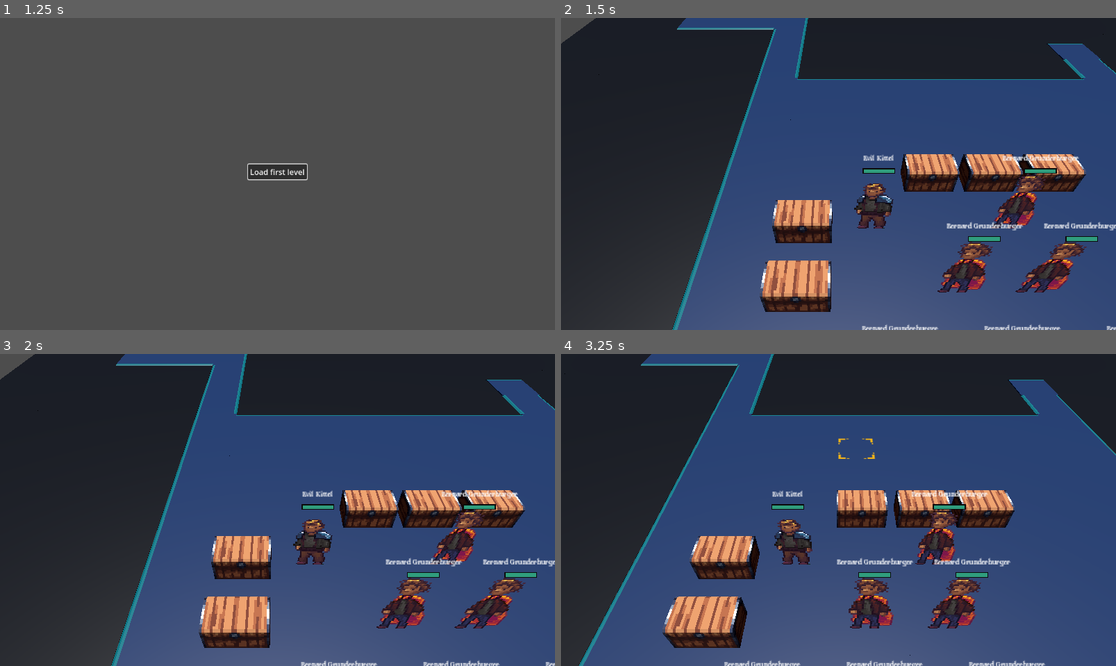
Above: before the commit, frames 1-4 (two rows, left to right).
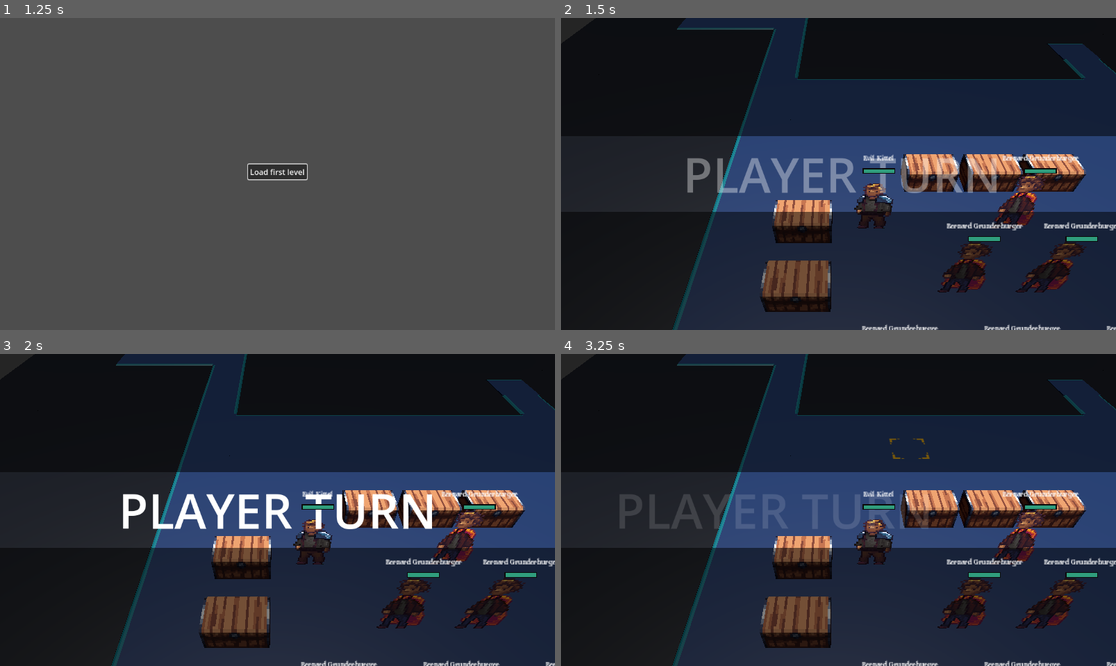
Above: after the commit, the same moments.

Repository: alanhaugen/bachelor-inn
Game: Godot game, scene res://scenes/UI/mainmenu.tscn
Same seed, same stepped clock (60 frames per second), same inputs: the game is played once before the commit and once after it.
Inputs (mouse positions are in pixels of both pictures, inside the frame that each line leads up to):
- Up to frame 1 (1.25 s): move the mouse to (399, 158) at 0.52 s; hold Right (pan_right) from 0.53 s (still down); click (399, 158) at 0.67 s
- Up to frame 2 (1.5 s): release Right (pan_right) at 1.25 s; click "Load first level" at 1.25 s
- Up to frame 3 (2 s): no input
- Up to frame 4 (3.25 s): drag from (727, 525) to (810, 572) at 2.02 s; tap Enter at 2.75 s; move the mouse to (894, 441) at 2.77 s; hold Right (pan_right) from 2.78 s (still down); hold Space (selected) from 2.78 s (still down); click (894, 441) at 2.92 s

Frame 1 is identical in both runs. In frame 2, 51% of the frame differs, in the area x 0-100%, y 0-100%; in frame 3, 51%; in frame 4, 61%.

Commit message:
State transition gui returned, some progress on animation

Diff:
--- a/scenes/levels/firstLevel.tscn
+++ b/scenes/levels/firstLevel.tscn
@@ -7,13 +7,14 @@
 [ext_resource type="MeshLibrary" uid="uid://dan04754q5nkc" path="res://scenes/libraries/MovementMapLibrary.tres" id="5_8tmoo"]
 [ext_resource type="Texture2D" uid="uid://s635gsj08vhr" path="res://art/textures/Cursors.png" id="5_hvfss"]
 [ext_resource type="PackedScene" uid="uid://cswysjv240iry" path="res://scenes/ui/movePopup.tscn" id="7_8tmoo"]
+[ext_resource type="PackedScene" uid="uid://bmb7trymiv3jj" path="res://scenes/ui/turnTransition.tscn" id="8_57geo"]
 
 [sub_resource type="Environment" id="Environment_hm5u0"]
 
 [node name="Map3d" type="Node3D"]
 script = ExtResource("1_f5yf2")
-cameraSpeed = null
-mouseDragSensitivity = null
+camera_speed = null
+mouse_drag_sensitivity = null
 dialogue = null
 
 [node name="GridMap" type="GridMap" parent="."]
@@ -35,10 +36,17 @@
 transform = Transform3D(1, 0, 0, 0, 1, 0, 0, 0, 1, 0, -0.5, 0)
 mesh_library = ExtResource("4_8tmoo")
 data = {
-"cells": PackedInt32Array(65532, 65533, 7, 65532, 65534, 1048578, 65532, 65535, 1048578, 65532 …(228 unchanged characters)…
+"cells": PackedInt32Array(65532, 65534, 1048578, 65532, 65535, 1048578, 65532 …(228 unchanged characters)…
 }
 
 [node name="MovementDots" type="GridMap" parent="."]
+transform = Transform3D(1, 0, 0, 0, 1, 0, 0, 0, 1, 0, -0.9, 0)
+mesh_library = ExtResource("5_8tmoo")
+data = {
+"cells": PackedInt32Array(65532, 65533, 7, 65532, 65534, 1048578, 65532, 65535, 1048578, 65532, 0, 1048578, 65534, 65533, 2, 65535, 65533, 2, 0, 65533, 2, 3, 1, 655367, 3, 0, 1048576, 65533, 65534, 1, 2, 65535, 1048576, 65533, 0, 0, 65534, 0, 0, 65534, 65535, 0, 65535, 65535, 1048576, 65535, 65534, 0, 65535, 0, 1048576, 1, 65534, 1179649, 1, 65533, 1179649, 1, 65535, 1179649, 1, 0, 1179649)
+}
+
+[node name="PathArrow" type="GridMap" parent="."]
 transform = Transform3D(1, 0, 0, 0, 1, 0, 0, 0, 1, 0, -0.9, 0)
 mesh_library = ExtResource("5_8tmoo")
 data = {
@@ -61,3 +69,5 @@
 region_rect = Rect2(0, 0, 32, 32)
 
 [node name="MovePopup" parent="." instance=ExtResource("7_8tmoo")]
+
+[node name="TurnTransition" parent="." instance=ExtResource("8_57geo")]
--- a/scripts/combat/map.gd
+++ b/scripts/combat/map.gd
@@ -1,48 +1,52 @@
 class_name Map extends Node3D
-
+## Map logic for combat levels.
+##
+## All state and animation logic is found here,
+## as well as input handling and audio playback.
 # TODO: Stackable tiles for enemies
 # TODO: Make your own units passable
 # TODO: camp?
 
-@export var cameraSpeed :float = 5.0;
-@export var mouseDragSensitivity :float = 50.0;
-@export var dialogue : Array[String];
-
-@onready var camera: 					Camera3D 			= $Camera3D;
-@onready var cursor: 					Sprite3D 			= $Cursor;
-@onready var map:						GridMap 				= $Map;
-@onready var unitsMap:					GridMap 				= $Units;
-@onready var movementMap:				GridMap 				= $MovementDots;
-#@onready var collidable_terrain_layer:	GridMap 				= $CollidableTerrainLayer
-@onready var move_popup:					Control 				= $MovePopup
-#@onready var path_arrow:					TileMapLayer 		= $PathArrow
-#@onready var animated_unit:				AnimatedSprite2D 	= $AnimatedUnit
-@onready var turn_transition	:			CanvasLayer			= $TurnTransition/CanvasLayer
-@onready var animation_player:			AnimationPlayer 		= $TurnTransition/AnimationPlayer
+@export var camera_speed: float = 5.0;
+@export var mouse_drag_sensitivity: float = 50.0;
+@export var dialogue: Array[String];
+
+@onready var camera: Camera3D = $Camera3D;
+@onready var cursor: Sprite3D = $Cursor;
+@onready var map: GridMap = $Map;
+@onready var unitsMap: GridMap = $Units;
+@onready var movementMap: GridMap = $MovementDots;
+#@onready var collidable_terrain_layer: GridMap = $CollidableTerrainLayer
+@onready var move_popup: Control = $MovePopup
+@onready var path_arrow: GridMap = $PathArrow
+@onready var turn_transition: CanvasLayer = $TurnTransition/CanvasLayer
+@onready var turn_transition_animation_player: AnimationPlayer = $TurnTransition/AnimationPlayer
 
 @onready var player_label: Label = $TurnTransition/CanvasLayer/VBoxContainer/ColorRect3/playerLabel
 @onready var enemy_label: Label = $TurnTransition/CanvasLayer/VBoxContainer/ColorRect3/enemyLabel
+
+var animated_unit: AnimatableBody3D;
 
 const UNIT = preload("uid://btmpi20wskms7")
 const ENEMY = preload("uid://beocud5p1563r")
 const CHEST = preload("uid://ctcbsf1b8tg5x")
 
-var animationPath :Array[Vector2];
+var animationPath :Array[Vector3i];
 var isAnimationJustFinished :bool = false;
 
-var dragging :bool = false;
+var is_dragging :bool = false;
 
 enum States { PLAYING, ANIMATING };
 var state :int = States.PLAYING;
 
-var isUnitSelected :bool = false;
-var inMenu         :bool = false;
-var activeMove     :Move;
-var movesStack     :Array;
+var isUnitSelected: bool = false;
+var inMenu: bool = false;
+var activeMove: Move;
+var movesStack: Array;
 
 const Move = preload("res://scripts/combat/move.gd");
 
-var playerTurn     :bool = true;
+var is_player_turn: bool = true;
 var unitPos        :Vector3;
 var playerCode     :int = 0;
 var playerCodeDone :int = 3;
@@ -55,6 +59,7 @@
 		return true;
 	return false;
 
+
 func Dijkstra(startPos :Vector3i, movementLength :int) -> Array[Move]:
 	var frontier :int = 0;
 	var frontierPositions :Array;
@@ -67,7 +72,7 @@
 	var type :int = unitsMap.get_cell_item(pos);
 
 	var tempEnemyCode :int = enemyCode;
-	if (playerTurn == false):
+	if (is_player_turn == false):
 		enemyCode = playerCode;
 
 	while (frontier < movementLength && frontierPositions.is_empty() == false):
@@ -117,6 +122,7 @@
 
 	return moves;
 
+
 func ShowMovePopup(windowPos :Vector2) -> void:
 	move_popup.show();
 	inMenu = true;
@@ -128,6 +134,7 @@
 	if (activeMove.isAttack == false && activeMove.isWait == false):
 		move_popup.move_button.show();
 
+
 func raycast_to_gridmap(origin: Vector3, direction: Vector3) -> Vector3:
 	var space_state: PhysicsDirectSpaceState3D = get_world_3d().direct_space_state;
 	var query: PhysicsRayQueryParameters3D = PhysicsRayQueryParameters3D.create(
@@ -154,11 +161,17 @@
 
 	return Vector3i();
 
+
 func GetTileName(pos: Vector3) -> String:
 	return map.mesh_library.get_item_name(map.get_cell_item(pos));
 
+
 func GetUnitName(pos: Vector3) -> String:
+	print(str(pos) + " " + str(unitsMap.get_cell_item(pos)));
+	if unitsMap.get_cell_item(pos) == GridMap.INVALID_CELL_ITEM or unitsMap.get_cell_item(pos) == 7:
+		return "null";
 	return unitsMap.mesh_library.get_item_name(unitsMap.get_cell_item(pos));
+
 
 func _input(event: InputEvent) -> void:
 	if (state != States.PLAYING):
@@ -166,16 +179,16 @@
 	if (inMenu):
 		return;
 
-	if (event is InputEventMouseMotion and dragging):
-		camera.global_translate(Vector3(event.relative.x,0,event.relative.y) / mouseDragSensitivity);
+	if (event is InputEventMouseMotion and is_dragging):
+		camera.global_translate(Vector3(event.relative.x,0,event.relative.y) / mouse_drag_sensitivity);
 
 	if event is InputEventMouseButton:
 		# Ignore mouse up events
 		if event.pressed and event.button_index == MOUSE_BUTTON_RIGHT:
 			Input.mouse_mode = Input.MouseMode.MOUSE_MODE_CAPTURED;
-			dragging = true;
+			is_dragging = true;
 		if (event.pressed == false):
-			dragging = false;
+			is_dragging = false;
 			Input.mouse_mode = Input.MouseMode.MOUSE_MODE_VISIBLE;
 			return;
 
@@ -230,6 +243,7 @@
 	cursor.hide();
 	movementMap.clear();
 	unitsMap.hide();
+	path_arrow.clear();
 
 	var units :Array[Vector3i] = unitsMap.get_used_cells();
 
@@ -253,14 +267,14 @@
 			add_child(newUnit);
 
 	move_popup.hide();
-	#turn_transition
-	##animation_player.play();
+	turn_transition_animation_player.play();
 	#turn_transition.get_canvas().hide();
 	#tiles = map.get_used_cells();
 #	units.append(unit);
 
+
 func AStar(start :Vector2i, end :Vector2i, showPath :bool = true) -> void:
-##	path_arrow.clear();
+	path_arrow.clear();
 
 	var astar :AStarGrid2D = AStarGrid2D.new();
 
@@ -274,26 +288,27 @@
 	for i in range(astar.region.position.x, astar.region.end.x):
 		for j in range(astar.region.position.y, astar.region.end.y):
 			var pos :Vector2i = Vector2i(i, j);
-##			if (collidable_terrain_layer.get_cell_source_id(pos) != -1):
-##				astar.set_point_solid(pos);
+			if (map.get_cell_source_id(pos) != -1):
+				astar.set_point_solid(pos);
 			if (unitsMap.get_cell_source_id(pos) != -1 && pos != end):
 				astar.set_point_solid(pos);
 
 	var path :PackedVector2Array = astar.get_point_path(start, end);
 
 	if not path.is_empty():
-##		if (showPath):
-##			path_arrow.set_cells_terrain_connect(path, 0, 0);
+		if (showPath):
+			path_arrow.set_cells_terrain_connect(path, 0, 0);
 
 		animationPath.clear();
 
-		##for i :int in path.size():
-		##	animationPath.append(map.map_to_local(path[i]) * map.transform.get_scale());
-
-##	if (animationPath.is_empty() == false):
-##		animated_unit.position = animationPath.pop_front();
-
-##	path_arrow.set_cell(start);
+		for i :int in path.size():
+			animationPath.append(map.map_to_local(Vector3(path[i].x, 0.0, path[i].y)));
+
+	if (animationPath.is_empty() == false):
+		animated_unit.position = animationPath.pop_front();
+
+	path_arrow.set_cell(start);
+
 
 func MoveAI() -> void:
 	var units :Array[Vector3i] = unitsMap.get_used_cells();
@@ -333,6 +348,7 @@
 ##		state = States.ANIMATING;
 	state = States.ANIMATING; # removeme
 
+
 func CheckVictoryConditions() -> void:
 	var units :Array[Vector3i] = unitsMap.get_used_cells();
 	var numberOfPlayerUnits :int = 0;
@@ -350,48 +366,49 @@
 	elif (numberOfEnemyUnits == 0):
 		get_tree().change_scene_to_file("res://scenes/states/victory.tscn");
 
+
 func _process(delta: float) -> void:
-	##if (animation_player.is_playing()):
-	##	turn_transition.show();
-	##	return;
-
-	##turn_transition.hide();
+	if (turn_transition_animation_player.is_playing()):
+		turn_transition.show();
+		return;
+
+	turn_transition.hide();
 
 	if Input.is_action_pressed("pan_right"):
-		camera.global_translate(Vector3(1,0,0) * cameraSpeed * delta);
+		camera.global_translate(Vector3(1,0,0) * camera_speed * delta);
 	if Input.is_action_pressed("pan_left"):
-		camera.global_translate(Vector3(-1,0,0) * cameraSpeed * delta);
+		camera.global_translate(Vector3(-1,0,0) * camera_speed * delta);
 	if Input.is_action_pressed("pan_up"):
-		camera.global_translate(Vector3(0,0,-1) * cameraSpeed * delta);
+		camera.global_translate(Vector3(0,0,-1) * camera_speed * delta);
 	if Input.is_action_pressed("pan_down"):
-		camera.global_translate(Vector3(0,0,1) * cameraSpeed * delta);
+		camera.global_translate(Vector3(0,0,1) * camera_speed * delta);
 	if Input.is_action_pressed("selected"):
 		pass;
 
 	if (state == States.PLAYING):
 		if (isAnimationJustFinished):
 			isAnimationJustFinished = false;
-			animation_player.play();
+			turn_transition_animation_player.play();
 			enemy_label.hide();
 			player_label.show();
-		if (playerTurn):
-			playerTurn = false;
+		if (is_player_turn):
+			is_player_turn = false;
 			var units :Array[Vector3i] = unitsMap.get_used_cells();
 			for i in units.size():
 				var pos :Vector3i = units[i];
 				if (unitsMap.get_cell_item(pos) == playerCode):
-					playerTurn = true;
-##			if (playerTurn == false):
-##				animation_player.play();
-##				enemy_label.show();
-##				player_label.hide();
+					is_player_turn = true;
+			if (is_player_turn == false):
+				turn_transition_animation_player.play();
+				enemy_label.show();
+				player_label.hide();
 		else:
 			MoveAI();
 			CheckVictoryConditions();
 	elif (state == States.ANIMATING):
 		## -- Remove followig code:
 		if (movesStack.is_empty()):
-			playerTurn = true;
+			is_player_turn = true;
 			state = States.PLAYING;
 			return;
 		var move :Move = movesStack.pop_front();
@@ -404,9 +421,9 @@
 		if (movesStack.is_empty()):
 			state = States.PLAYING;
 			##animated_unit.hide();
-			if (playerTurn == false):
+			if (is_player_turn == false):
 				isAnimationJustFinished = true;
-				playerTurn = true;
+				is_player_turn = true;
 		# Done with one move, execute it and start on next
 		elif (animationPath.is_empty()):
 			activeMove = movesStack.pop_front();
@@ -415,15 +432,15 @@
 			if (movesStack.is_empty() == false):
 				AStar(movesStack.front().startPos, movesStack.front().endPos, false);
 
-			##if (animationPath.is_empty() == false):
-			##	animated_unit.position = animationPath.pop_front();
+			if (animationPath.is_empty() == false):
+				animated_unit.position = animationPath.pop_front();
 		# Process animation
-		##else:
-			##if (is_equal_approx(animated_unit.position.x, animationPath.front().x) && is_equal_approx(animated_unit.position.y, animationPath.front().y)):
-			##	animated_unit.position = animationPath.pop_front();
-			##else:
-			##	var movement_speed :float = 5;
-			##	var dir :Vector2 = animationPath.front() - animated_unit.position;
-			##	animated_unit.position += dir.normalized() * movement_speed;# * delta);
+		else:
+			if (is_equal_approx(animated_unit.position.x, animationPath.front().x) && is_equal_approx(animated_unit.position.y, animationPath.front().y)):
+				animated_unit.position = animationPath.pop_front();
+			else:
+				var movement_speed :float = 5;
+				var dir :Vector3 = animationPath.front() - animated_unit.position;
+				animated_unit.position += dir.normalized() * movement_speed;# * delta);
 
 			#animated_unit.position.x = animationPath
--- a/scripts/stats/unit.gd
+++ b/scripts/stats/unit.gd
@@ -20,7 +20,6 @@
 @onready var camera: Camera3D;
 @onready var character: AnimatedSprite3D = $Character
 @onready var health_bar: ProgressBar = %HealthBar
-@onready var sub_viewport: SubViewport = $Character/Sprite3D/SubViewport
 @onready var health_label: Label = $CanvasLayer/HealthBar/VBoxContainer/Health
 @onready var name_label: Label = $CanvasLayer/HealthBar/VBoxContainer/Name
 
Not shown: 1 places in scenes/levels/firstLevel.tscn that only renumber resources
